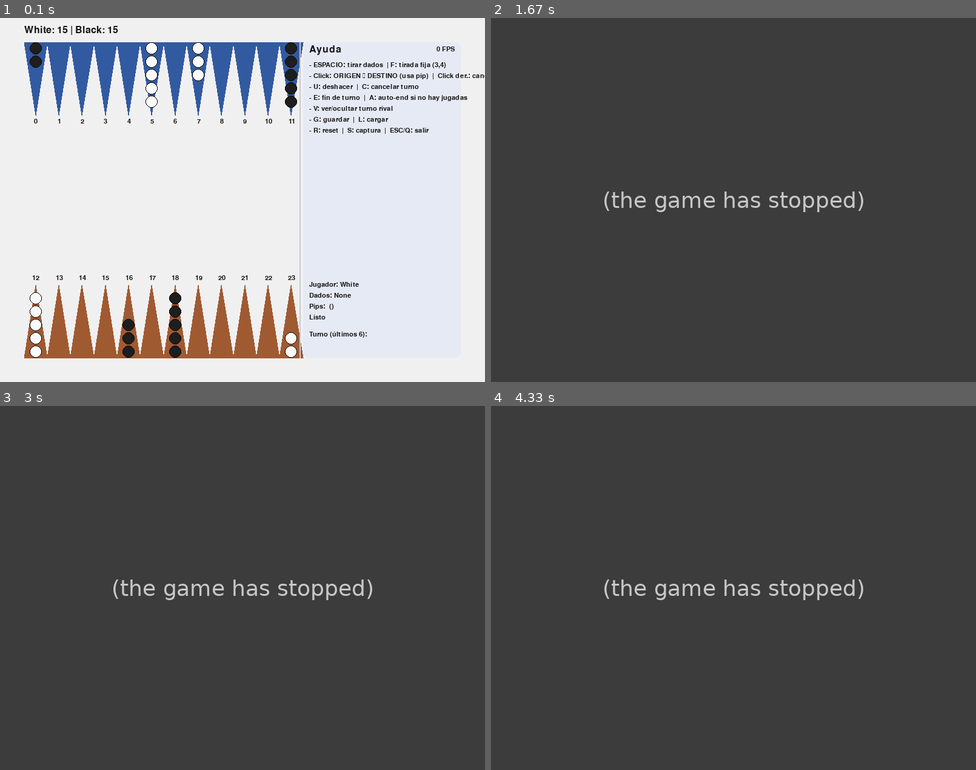
Above: before the commit, frames 1-4 (two rows, left to right).
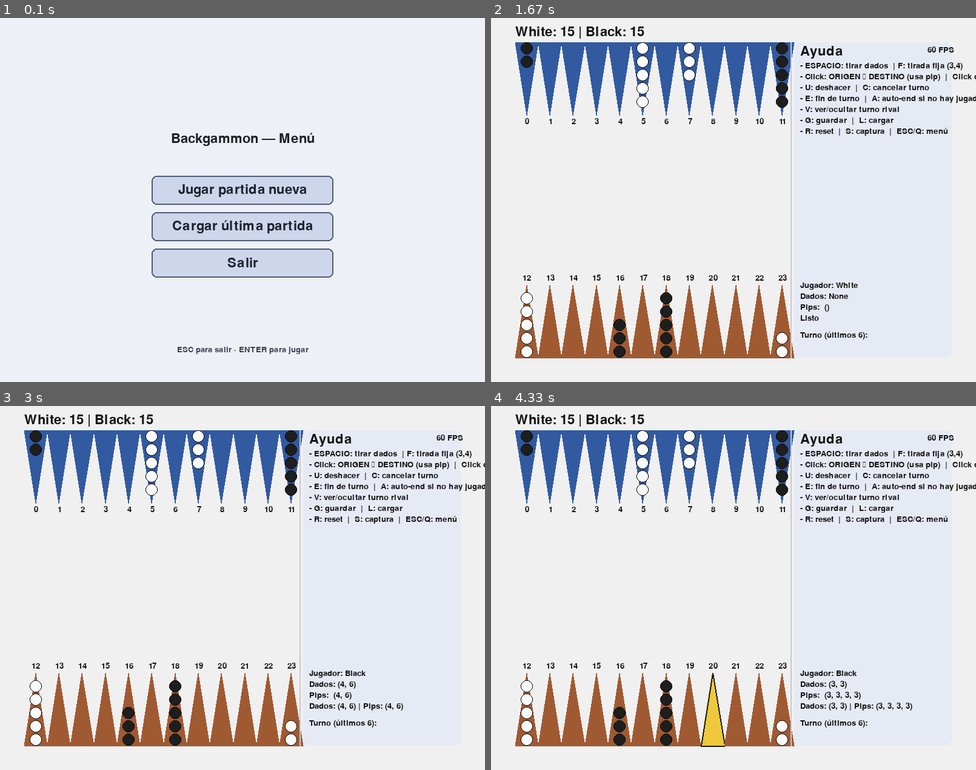
Above: after the commit, the same moments.

Repository: um-computacion/computacion-2025-backgammon-Macarena-Ardevol
Game: pygame game, started from backgammon/pygame_ui/__main__.py
Same seed, same stepped clock (60 frames per second), same inputs: the game is played once before the commit and once after it.
Inputs (mouse positions are in pixels of both pictures, inside the frame that each line leads up to):
- Up to frame 1 (0.1 s): no input
- Up to frame 2 (1.67 s): tap Enter at 0.33 s; hold G 0.67-1.2 s; hold A 0.67-1.2 s; tap Esc at 1.23 s; click "Cargar última partida" at 1.62 s
- Up to frame 3 (3 s): hold A 1.9-2.43 s; tap Space at 1.97, 2.27, 2.53, 2.87 s; tap C at 2.05 s; hold S 2.47-2.77 s; tap G at 2.62 s; hold A from 2.8 s (still down)
- Up to frame 4 (4.33 s): tap Space at 3.17, 3.3, 4.03 s; release A at 3.2 s; hold S 3.23-3.6 s; tap C at 3.38 s; move the mouse to (709, 682) at 3.63 s; click (709, 682) at 3.68 s; hold A from 3.97 s (still down)

The runs differ from the first frame. In frame 1, 22% of the frame differs, in the area x 5-100%, y 2-94%; in frame 2, 100%, in the area x 0-100%, y 0-100%; in frame 3, 100%; in frame 4, 100%.
Before the commit the program exited at 1.25 s; later frames show no game.

Commit message:
ui: agrega el menú de inicio (reproducir/cargar/salir) y enruta al bucle de juego existente

Diff:
--- a/backgammon/pygame_ui/__main__.py
+++ b/backgammon/pygame_ui/__main__.py
@@ -110,15 +110,11 @@
                 continue
         return res
 
-    # --- Init ---
-    pygame.init()
-    try:
-        screen = pygame.display.set_mode((W, H))
-        pygame.display.set_caption("Backgammon - UI mínima")
-        clock = pygame.time.Clock()
-        font = pygame.font.SysFont(None, 24)
-        font_small = pygame.font.SysFont(None, 16)
-        font_badge = pygame.font.SysFont(None, 14)
+    # ---------- escena de juego (reusa tu loop existente) ----------
+    def run_game_loop(screen, clock, font, font_small, font_badge):
+        nonlocal LAST_MOVE_CLR, RIVAL_TURN_CLR, LEGAL, OUTLINE
+        nonlocal BOARD_W, BOARD_LEFT, MARGIN, TRI_H, PANEL_W, BG, BG_PANEL, SEP, TOP_CLR, BOT_CLR, TXT
+        nonlocal R, GAP, BADGE_R, BOARD_RIGHT, W, H
 
         # Juego real
         game = BackgammonGame()
@@ -188,6 +184,7 @@
             # Eventos
             for event in pygame.event.get():
                 if event.type == pygame.QUIT:
+                    # volver al menú en lugar de cerrar la app por completo
                     running = False
 
                 elif event.type == pygame.KEYDOWN:
@@ -198,6 +195,7 @@
                             legal_dests = []
                             message = "Selección limpiada"
                         else:
+                            # ESC desde juego → volver al menú
                             running = False
 
                     elif event.key == pygame.K_q:
@@ -488,7 +486,7 @@
                 "- E: fin de turno  |  A: auto-end si no hay jugadas",
                 "- V: ver/ocultar turno rival",
                 "- G: guardar  |  L: cargar",
-                "- R: reset  |  S: captura  |  ESC/Q: salir",
+                "- R: reset  |  S: captura  |  ESC/Q: menú",
             ]
             y = MARGIN + 32
             for line in help_lines:
@@ -522,6 +520,74 @@
 
             pygame.display.flip()
             clock.tick(60)
+
+    # ---------- menú simple ----------
+    pygame.init()
+    try:
+        screen = pygame.display.set_mode((W, H))
+        pygame.display.set_caption("Backgammon - Menú")
+        clock = pygame.time.Clock()
+        font = pygame.font.SysFont(None, 32)
+        font_small = pygame.font.SysFont(None, 20)
+        font_badge = pygame.font.SysFont(None, 14)
+
+        class Button:
+            def __init__(self, text, rect):
+                self.text = text
+                self.rect = pygame.Rect(rect)
+            def draw(self, surf, hover=False):
+                c = (220, 226, 244) if hover else (206, 214, 236)
+                pygame.draw.rect(surf, c, self.rect, border_radius=8)
+                pygame.draw.rect(surf, (80, 90, 120), self.rect, width=2, border_radius=8)
+                label = font.render(self.text, True, (30, 34, 46))
+                surf.blit(label, label.get_rect(center=self.rect.center))
+            def hit(self, pos):
+                return self.rect.collidepoint(pos)
+
+        title = "Backgammon — Menú"
+        btn_play  = Button("Jugar partida nueva", (W//2 - 150, H//2 - 40, 300, 48))
+        btn_load  = Button("Cargar última partida", (W//2 - 150, H//2 + 20, 300, 48))
+        btn_exit  = Button("Salir", (W//2 - 150, H//2 + 80, 300, 48))
+        info = "ESC para salir · ENTER para jugar"
+
+        in_menu = True
+        while in_menu:
+            for event in pygame.event.get():
+                if event.type == pygame.QUIT:
+                    pygame.quit(); return
+                elif event.type == pygame.KEYDOWN:
+                    if event.key in (pygame.K_ESCAPE, pygame.K_q):
+                        pygame.quit(); return
+                    if event.key in (pygame.K_RETURN, pygame.K_SPACE):
+                        # jugar directo
+                        run_game_loop(screen, clock, font, font_small, font_badge)
+                        pygame.display.set_caption("Backgammon - Menú")
+                elif event.type == pygame.MOUSEBUTTONDOWN and event.button == 1:
+                    if btn_play.hit(event.pos):
+                        run_game_loop(screen, clock, font, font_small, font_badge)
+                        pygame.display.set_caption("Backgammon - Menú")
+                    elif btn_load.hit(event.pos):
+                        # Intentar cargar y entrar al loop reutilizando teclas de carga (L) apenas inicia
+                        # Aquí simplemente abrimos el loop; el propio juego permite L para cargar.
+                        # (Mantenemos comportamiento existente sin duplicar lógica)
+                        run_game_loop(screen, clock, font, font_small, font_badge)
+                        pygame.display.set_caption("Backgammon - Menú")
+                    elif btn_exit.hit(event.pos):
+                        pygame.quit(); return
+
+            # draw menú
+            screen.fill((238, 240, 248))
+            t = font.render(title, True, (28, 32, 40))
+            screen.blit(t, t.get_rect(center=(W//2, H//2 - 100)))
+            mx, my = pygame.mouse.get_pos()
+            btn_play.draw(screen, btn_play.hit((mx, my)))
+            btn_load.draw(screen, btn_load.hit((mx, my)))
+            btn_exit.draw(screen, btn_exit.hit((mx, my)))
+            screen.blit(font_small.render(info, True, (60, 64, 80)),
+                        (W//2 - font_small.size(info)[0]//2, H - 60))
+
+            pygame.display.flip()
+            clock.tick(60)
     finally:
         pygame.quit()
 
